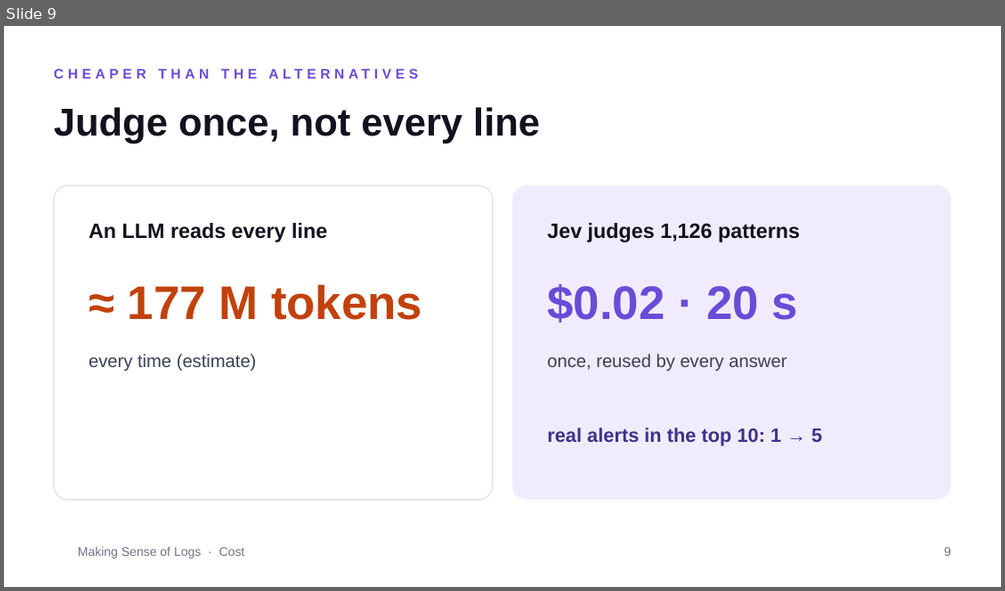
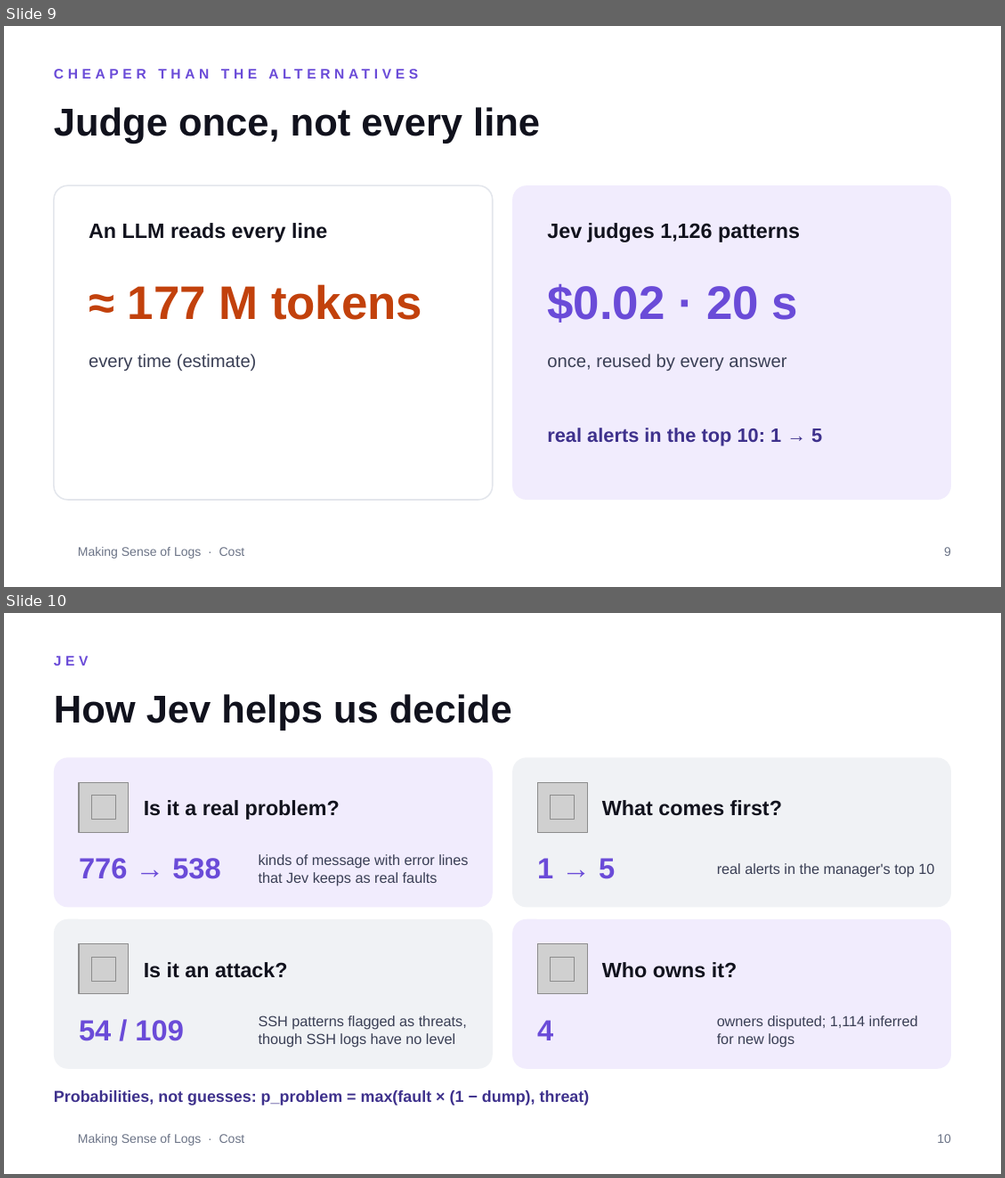
Before and after one commit to aircode610/making-sense-of-logs-schubki-ai-hackathon, a slide deck: docs/slides/making-sense-of-logs.pptx. Shown one above the other, each under a label of ours: slide 9 before the commit, slides 9 and 10 after it. The pictures are 1005x591 and 1005x1178 pixels, drawn with LibreOffice and Linux fonts; fonts in the diff are those of the drawing; grey boxes stand for pictures; background and template pictures are left out. Boxes give left, top, right and bottom in pixels: in the first picture for what was removed or moved away, otherwise in the second. Text is boxed around its words. In the diff, an @@ line names an element or a change of style, - is before the commit and + after.

```diff
--- a/docs/slides/making-sense-of-logs.pptx
+++ b/docs/slides/making-sense-of-logs.pptx
@@ slide 10 added at (4, 613, 1001, 1174), background #FFFFFF @@
@@ text added at (54, 656, 89, 666), 10 pt, text #6A4BD8, bold @@
+JEV
@@ text added at (54, 694, 512, 730), 28 pt, text #11121D, bold @@
+How Jev helps us decide
@@ rounded rectangle added at (54, 757, 493, 907), fill #F1ECFD @@
@@ rounded rectangle added at (512, 757, 951, 907), fill #F0F2F5 @@
@@ picture added at (79, 782, 129, 832) @@
@@ picture added at (92, 795, 115, 819) @@
@@ picture added at (537, 782, 587, 832) @@
@@ picture added at (550, 795, 574, 819) @@
@@ text added at (144, 800, 340, 819), 15 pt, text #11121D, bold @@
+Is it a real problem?
@@ text added at (602, 800, 782, 816), 15 pt, text #11121D, bold @@
+What comes first?
@@ text added at (79, 858, 221, 879), 21 pt, text #6A4BD8, bold @@
+776 → 538
@@ text added at (259, 854, 468, 885), 10.5 pt, text #3A3F55 @@
+kinds of message with error lines that Jev keeps as real faults
@@ text added at (537, 858, 615, 879), 21 pt, text #6A4BD8, bold @@
+1 → 5
@@ text added at (717, 863, 934, 876), 10.5 pt, text #3A3F55 @@
+real alerts in the manager's top 10
@@ rounded rectangle added at (54, 919, 493, 1069), fill #F0F2F5 @@
@@ rounded rectangle added at (512, 919, 951, 1069), fill #F1ECFD @@
@@ picture added at (79, 944, 129, 994) @@
@@ picture added at (92, 957, 115, 981) @@
@@ picture added at (537, 944, 587, 994) @@
@@ picture added at (550, 957, 574, 981) @@
@@ text added at (144, 962, 288, 978), 15 pt, text #11121D, bold @@
+Is it an attack?
@@ text added at (602, 962, 736, 978), 15 pt, text #11121D, bold @@
+Who owns it?
@@ text added at (79, 1020, 184, 1041), 21 pt, text #6A4BD8, bold @@
+54 / 109
@@ text added at (259, 1015, 467, 1047), 10.5 pt, text #3A3F55 @@
+SSH patterns flagged as threats, though SSH logs have no level
@@ text added at (537, 1020, 553, 1040), 21 pt, text #6A4BD8, bold @@
+4
@@ text added at (717, 1015, 918, 1047), 10.5 pt, text #3A3F55 @@
+owners disputed; 1,114 inferred for new logs
@@ text added at (54, 1090, 590, 1105), 11.5 pt, text #3E318C, bold @@
+Probabilities, not guesses: p_problem = max(fault × (1 − dump), threat)
@@ text added at (78, 1134, 245, 1145), 9 pt, text #6B7386 @@
+Making Sense of Logs · Cost
@@ text added at (937, 1134, 951, 1143), 9 pt, text #6B7386 @@
+10
```
Also in this commit, not shown: 8 slides changed, 3 other files.
